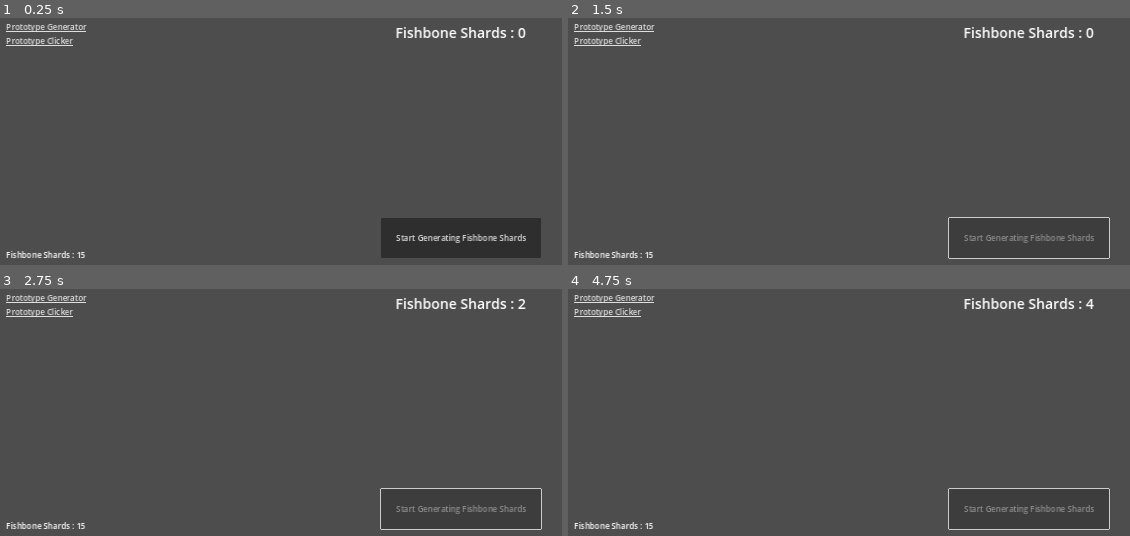
Above: before the commit, frames 1-4 (two rows, left to right).
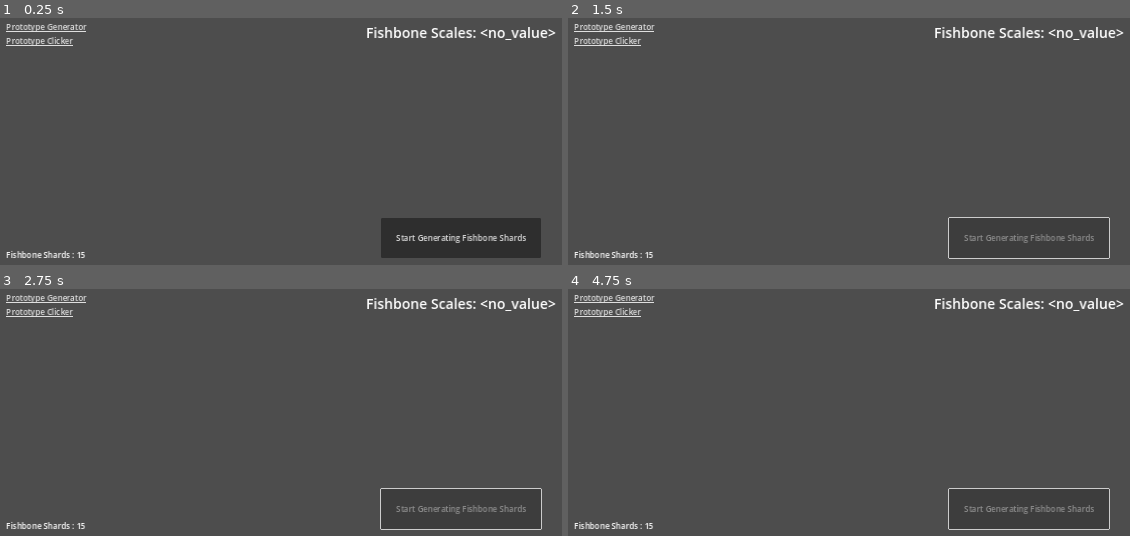
Above: after the commit, the same moments.

Repository: LironLZ/project_fishbone
Game: Godot game, scene res://scenes/user_interface/user_interface.tscn
Two runs of this game, one before a commit and one after it. Both use one fixed random seed, a clock stepped at 60 frames per second and the inputs below. Before the commit the project has no main scene; this scene is started directly in both runs.
Inputs:
- Up to frame 1 (0.25 s): no input
- Up to frame 2 (1.5 s): click "Start Generating Fishbone Sha…" at 0.5 s; tap Enter at 1.25 s
- Up to frame 3 (2.75 s): tap Space at 2 s
- Up to frame 4 (4.75 s): tap Enter at 3.5 s; tap Space at 4.25 s

The runs differ from the first frame. In frame 1, 0.8% of the frame differs, in the area x 65-99%, y 3-9%; in frame 2, 0.8%; in frame 3, 0.8%; in frame 4, 0.8%.
Error after the commit: Invalid call. Nonexistent function 'fishbone_shards' in base 'Nil'. (res://scenes/user_interface/fishbone_shards_label.gd:15)

Commit message:
Data refactoring

Diff:
--- a/project.godot
+++ b/project.godot
@@ -11,6 +11,7 @@
 [application]
 
 config/name="project_fishbone"
+run/main_scene="res://scenes/game/game.tscn"
 config/features=PackedStringArray("4.3", "Forward Plus")
 config/icon="res://icon.svg"
 
--- /dev/null
+++ b/scenes/game/game.gd
@@ -0,0 +1,22 @@
+class_name Game
+extends Node
+## Main node of the game.
+
+## Singleton reference.
+static var ref : Game
+
+
+## Singleton check.
+func _singleton_check() -> void:
+	if not ref:
+		ref = self
+		return
+	queue_free()
+## Contains the data to save and load
+var data : Data
+
+
+## Singleton check & Data initialization.
+func _enter_tree() -> void:
+	_singleton_check()
+	data = Data.new()
--- /dev/null
+++ b/scenes/game/game.tscn
@@ -0,0 +1,15 @@
+[gd_scene load_steps=4 format=3 uid="uid://dew1je68vksy5"]
+
+[ext_resource type="Script" path="res://scenes/game/game.gd" id="1_ewu8x"]
+[ext_resource type="Script" path="res://scripts/handlers/handler_fishbone_shards.gd" id="2_i7l0m"]
+[ext_resource type="PackedScene" uid="uid://s2gii5awo15c" path="res://scenes/user_interface/user_interface.tscn" id="2_u2tuu"]
+
+[node name="Game" type="Node"]
+script = ExtResource("1_ewu8x")
+
+[node name="Handlers" type="Node" parent="."]
+
+[node name="FishboneShards" type="Node" parent="Handlers"]
+script = ExtResource("2_i7l0m")
+
+[node name="UserInterface" parent="." instance=ExtResource("2_u2tuu")]
--- a/scenes/prototypes/clicker/prototype_clicker.gd
+++ b/scenes/prototypes/clicker/prototype_clicker.gd
@@ -2,35 +2,26 @@
 extends Control
 ## A clicker prototype creating fishbone shards.
 
-
-## Reference to the label displaying the current amount of fishbone shards created.
-@export var label : Label
 ## View reference.
 @export var view : UserInterface.Views
 ## Reference to the user interface.
 @export var user_interface : UserInterface
 
-## Current amount of fishbone shards created.
-var fishbone_shards : int = 0
+
 
 ## Initialize the label at launch.
 func _ready() -> void:
-	update_label_text()
-
 	visible = false
 
 	user_interface.navigation_requested.connect(_on_navigation_request)
 
 
+
+
 ## Create 1 fishbone shards.
 func create_fishbone_shards() -> void:
-	fishbone_shards +=1
-	update_label_text()
+	HandlerFishboneShards.ref.create_fishbone_shards(1)
 
-
-## Update the text of the label to reflect a change in fishbone shard amount.
-func update_label_text() -> void:
-	label.text = "Fishbone Shards : %s" %fishbone_shards
 
 
 ## Triggered when the create fishbone shards button is pressed.
--- a/scenes/prototypes/clicker/prototype_clicker.tscn
+++ b/scenes/prototypes/clicker/prototype_clicker.tscn
@@ -1,8 +1,9 @@
-[gd_scene load_steps=2 format=3 uid="uid://bxcj2l6xbomv3"]
+[gd_scene load_steps=3 format=3 uid="uid://bxcj2l6xbomv3"]
 
 [ext_resource type="Script" path="res://scenes/prototypes/clicker/prototype_clicker.gd" id="1_r3yod"]
+[ext_resource type="Script" path="res://scenes/user_interface/fishbone_shards_label.gd" id="2_64wlp"]
 
-[node name="PrototypeClicker" type="Control" node_paths=PackedStringArray("label")]
+[node name="PrototypeClicker" type="Control"]
 layout_mode = 3
 anchors_preset = 15
 anchor_right = 1.0
@@ -10,7 +11,6 @@
 grow_horizontal = 2
 grow_vertical = 2
 script = ExtResource("1_r3yod")
-label = NodePath("Label")
 
 [node name="Label" type="Label" parent="."]
 custom_minimum_size = Vector2(0, 80)
@@ -23,6 +23,7 @@
 text = "Fishbone Shards: <value>"
 horizontal_alignment = 1
 vertical_alignment = 1
+script = ExtResource("2_64wlp")
 
 [node name="Button" type="Button" parent="."]
 custom_minimum_size = Vector2(320, 80)
--- a/scenes/prototypes/generator/prototype_generator.gd
+++ b/scenes/prototypes/generator/prototype_generator.gd
@@ -5,8 +5,6 @@
 
 
 
-## Reference to the label displaying the current amount of fishbone shards in storage.
-@export var label : Label
 ## Reference to the button starting the generation.
 @export var button : Button
 ## Reference to the timer.
@@ -17,14 +15,11 @@
 @export var user_interface : UserInterface
 
 
-## Current amount of fishbone shards in storage.
-var fishbone_shards : int = 0
 
 
 
 ##  Initialize the label.
 func _ready() -> void:
-	update_label_text()
 
 	visible = true
 
@@ -33,12 +28,9 @@
 
 ## Creates fishbone shards and stores it.
 func create_fishbone_shards() -> void:
-	fishbone_shards += 1
-	update_label_text()
+	HandlerFishboneShards.ref.create_fishbone_shards(1)
 
-## Updates the label text to match the current amount of fishbone shards in storage.
-func update_label_text() -> void:
-	label.text = "Fishbone Shards : %s" %fishbone_shards
+
 
 
 
--- a/scenes/prototypes/generator/prototype_generator.tscn
+++ b/scenes/prototypes/generator/prototype_generator.tscn
@@ -1,8 +1,9 @@
-[gd_scene load_steps=2 format=3 uid="uid://bup82qky38rpq"]
+[gd_scene load_steps=3 format=3 uid="uid://bup82qky38rpq"]
 
 [ext_resource type="Script" path="res://scenes/prototypes/generator/prototype_generator.gd" id="1_7t8fu"]
+[ext_resource type="Script" path="res://scenes/user_interface/fishbone_shards_label.gd" id="2_3viwy"]
 
-[node name="PrototypeGenerator" type="Control" node_paths=PackedStringArray("label", "button", "timer")]
+[node name="PrototypeGenerator" type="Control" node_paths=PackedStringArray("button", "timer")]
 layout_mode = 3
 anchors_preset = 15
 anchor_right = 1.0
@@ -10,7 +11,6 @@
 grow_horizontal = 2
 grow_vertical = 2
 script = ExtResource("1_7t8fu")
-label = NodePath("Label")
 button = NodePath("Button")
 timer = NodePath("Timer")
 
@@ -41,6 +41,7 @@
 text = "Fishbone Scales: <no_value>"
 horizontal_alignment = 1
 vertical_alignment = 1
+script = ExtResource("2_3viwy")
 
 [node name="Timer" type="Timer" parent="."]
 
--- /dev/null
+++ b/scenes/user_interface/fishbone_shards_label.gd
@@ -0,0 +1,15 @@
+class_name LabelFishboneShards
+extends Label
+## Displays the current amount of fishbone shards.
+
+
+
+## Connecting signals.
+func _ready() -> void:
+	update_text()
+	HandlerFishboneShards.ref.fishbone_shards_created.connect(update_text)
+	HandlerFishboneShards.ref.fishbone_shards_consumed.connect(update_text)
+
+## Updates the text to reflect the current amount of fishbone shards
+func update_text(_quantity : int = -1) -> void:
+	text = "Fishbone Shards : %s" %HandlerFishboneShards.ref.fishbone_shards()
--- a/scenes/user_interface/user_interface.gd
+++ b/scenes/user_interface/user_interface.gd
@@ -6,7 +6,8 @@
 ## List of views.
 enum Views {
 	PROTOTYPE_GENERATOR,
-	PROTOTYPE_CLICKER
+	PROTOTYPE_CLICKER,
+	PROTOTYPE_UPGRADES,
 }
 
 ## Emitted when something requested navigation. Includes the view target.
@@ -21,3 +22,7 @@
 ## Triggered when the prototype clicker link is clicked.
 func _on_prototype_clicker_link_pressed() -> void:
 	navigation_requested.emit(Views.PROTOTYPE_CLICKER)
+
+## Triggered when the prototype upgrades link is clicked.
+func _on_prototype_upgrades_link_pressed() -> void:
+	navigation_requested.emit(Views.PROTOTYPE_UPGRADES)
--- a/scenes/user_interface/user_interface.tscn
+++ b/scenes/user_interface/user_interface.tscn
@@ -1,7 +1,8 @@
-[gd_scene load_steps=4 format=3 uid="uid://s2gii5awo15c"]
+[gd_scene load_steps=5 format=3 uid="uid://s2gii5awo15c"]
 
 [ext_resource type="Script" path="res://scenes/user_interface/user_interface.gd" id="1_8cjgs"]
 [ext_resource type="PackedScene" uid="uid://bup82qky38rpq" path="res://scenes/prototypes/generator/prototype_generator.tscn" id="1_jvp7q"]
+[ext_resource type="Script" path="res://scenes/user_interface/fishbone_shards_label.gd" id="2_nfbn2"]
 [ext_resource type="PackedScene" uid="uid://bxcj2l6xbomv3" path="res://scenes/prototypes/clicker/prototype_clicker.tscn" id="3_gdf27"]
 
 [node name="UserInterface" type="Control"]
@@ -60,6 +61,9 @@
 layout_mode = 2
 text = "Prototype Clicker"
 
+[node name="PrototypeUpgradesLink" type="LinkButton" parent="HBoxContainer/LeftPanel/VBoxContainer/Navigator/MarginContainer/VBoxContainer"]
+layout_mode = 2
+
 [node name="MarginContainer" type="MarginContainer" parent="HBoxContainer/LeftPanel/VBoxContainer"]
 layout_mode = 2
 theme_override_constants/margin_left = 16
@@ -87,9 +91,10 @@
 [node name="VBoxContainer" type="VBoxContainer" parent="HBoxContainer/LeftPanel/VBoxContainer/Resources/MarginContainer"]
 layout_mode = 2
 
-[node name="Label" type="Label" parent="HBoxContainer/LeftPanel/VBoxContainer/Resources/MarginContainer/VBoxContainer"]
+[node name="FishboneShardsLabel" type="Label" parent="HBoxContainer/LeftPanel/VBoxContainer/Resources/MarginContainer/VBoxContainer"]
 layout_mode = 2
 text = "Fishbone Shards : 15"
+script = ExtResource("2_nfbn2")
 
 [node name="MarginContainer" type="MarginContainer" parent="HBoxContainer"]
 layout_mode = 2
@@ -116,3 +121,4 @@
 
 [connection signal="pressed" from="HBoxContainer/LeftPanel/VBoxContainer/Navigator/MarginContainer/VBoxContainer/PrototypeGeneratorLink" to="." method="_on_prototype_generator_link_pressed"]
 [connection signal="pressed" from="HBoxContainer/LeftPanel/VBoxContainer/Navigator/MarginContainer/VBoxContainer/PrototypeClickerLink" to="." method="_on_prototype_clicker_link_pressed"]
+[connection signal="pressed" from="HBoxContainer/LeftPanel/VBoxContainer/Navigator/MarginContainer/VBoxContainer/PrototypeUpgradesLink" to="." method="_on_prototype_upgrades_link_pressed"]
--- /dev/null
+++ b/scripts/data/data.gd
@@ -0,0 +1,6 @@
+class_name Data
+extends Node
+## Contain data to save and load.
+
+## Current amount of fishbone shards avaialable
+@export var fishbone_shards : int = 0
--- /dev/null
+++ b/scripts/handlers/handler_fishbone_shards.gd
@@ -0,0 +1,44 @@
+class_name HandlerFishboneShards
+extends Node
+## Manages
+
+## Singleton reference.
+static var ref : HandlerFishboneShards
+
+
+
+func _ready() -> void:
+	_singleton_check()
+
+
+## Singleton check.
+func _singleton_check() -> void:
+	if not ref:
+		ref = self
+		return
+	queue_free()
+
+## Emitted when fishbone shards have been created.
+signal fishbone_shards_created(quantity : int)
+## Emitted when fishbone shards have been consumed
+signal fishbone_shards_consumed(quantity : int)
+
+## Returns the current amount of fishbone shards available.
+func fishbone_shards() -> int:
+	return Game.ref.data.fishbone_shards
+
+## Create a specific amount of fishbone shards.
+func create_fishbone_shards(quantity : int) -> void:
+	Game.ref.data.fishbone_shards += quantity
+	fishbone_shards_created.emit(quantity)
+
+## Consume a specific amount of fishbone shards.
+func consume_fishbone_shards(quantity : int) -> Error:
+	if quantity > Game.ref.data.fishbone_shards:
+		return Error.FAILED
+
+
+	Game.ref.data.fishbone_shards -= quantity
+	fishbone_shards_consumed.emit(quantity)
+
+	return Error.OK
